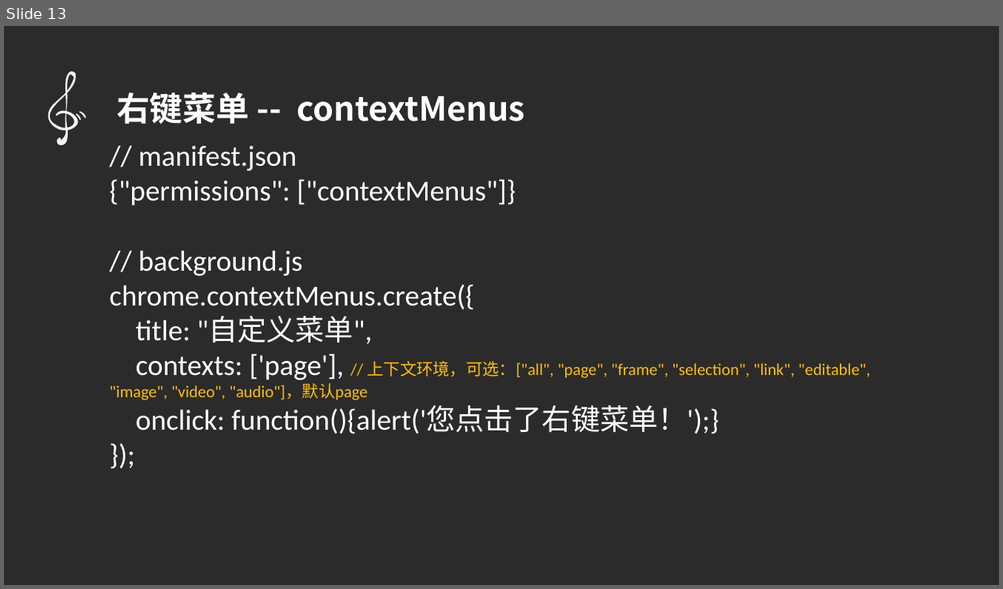
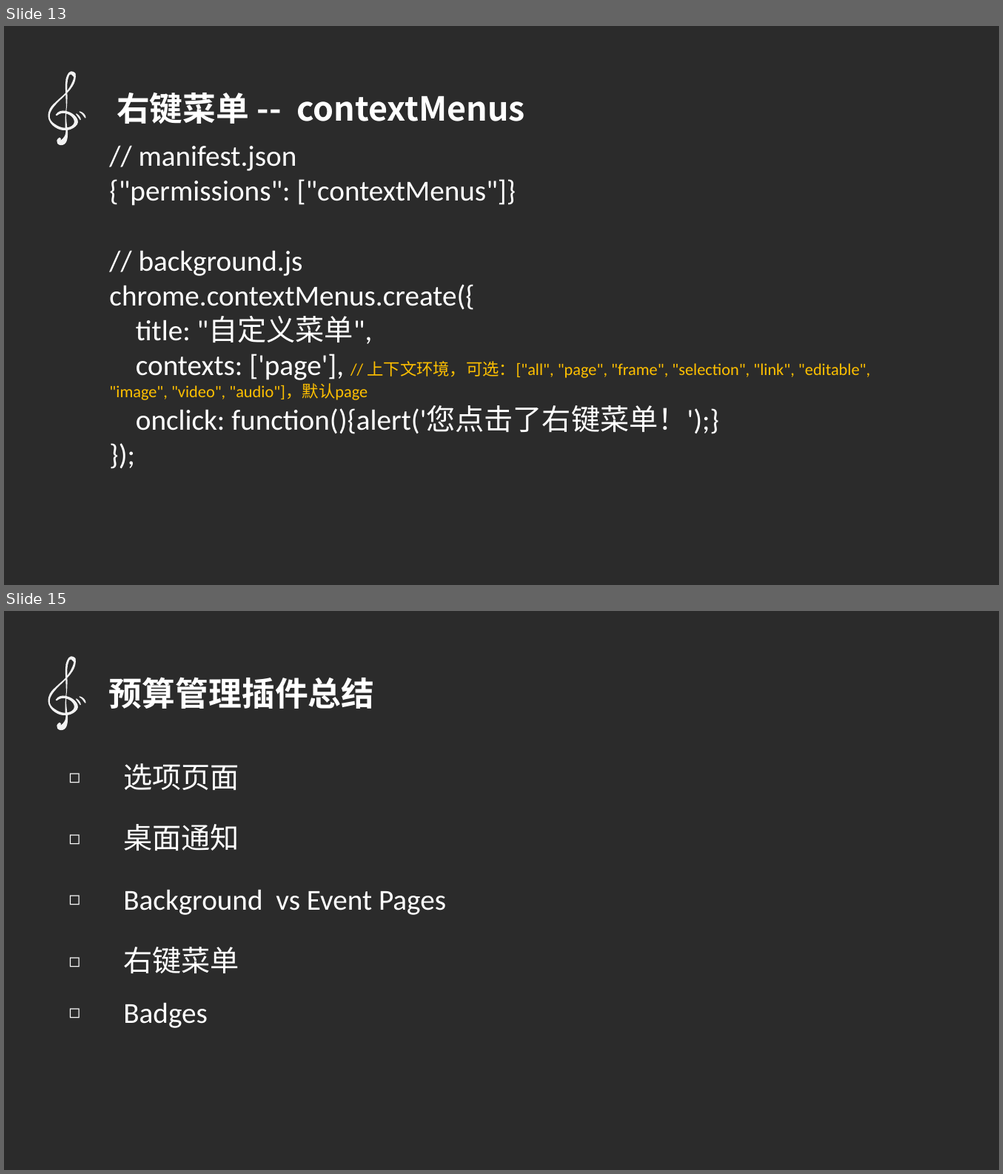
Before and after one commit to qq449245884/chromeTouir, a slide deck: ppt.pptx. Shown one above the other, each under a label of ours: slide 13 before the commit, slides 13 and 15 after it; the slides between them are not shown. The pictures are 1003x589 and 1003x1174 pixels, drawn with LibreOffice and Linux fonts; fonts in the diff are those of the drawing; background and template pictures are left out; a plain dark background stands for a picture behind light text. Boxes give left, top, right and bottom in pixels: in the first picture for what was removed or moved away, otherwise in the second. Text is boxed around its words. In the diff, an @@ line names an element or a change of style, - is before the commit and + after.

```diff
--- a/ppt.pptx
+++ b/ppt.pptx
@@ slide 15 added at box(4, 611, 999, 1170), background picture (left out) @@
@@ freeform shape added at box(37, 652, 94, 735), fill #F2F2F2 @@
@@ text added at box(109, 677, 375, 709), 32 pt, text #FFFFFF, bold @@
+预算管理插件总结
@@ freeform shape added at box(74, 698, 82, 706), fill #F2F2F2 @@
@@ freeform shape added at box(77, 696, 88, 703), fill #F2F2F2 @@
@@ text added at box(62, 762, 93, 792), 18 pt, text #FFFFFF @@
+◻
@@ text added at box(123, 763, 239, 790), 28 pt, text #FFFFFF @@
+选项页面
@@ text added at box(62, 823, 93, 853), 18 pt, text #FFFFFF @@
+◻
@@ text added at box(123, 824, 239, 851), 28 pt, text #FFFFFF @@
+桌面通知
@@ text added at box(62, 884, 93, 914), 18 pt, text #FFFFFF @@
+◻
@@ text added at box(123, 889, 446, 915), 28 pt, text #FFFFFF @@
+Background vs Event Pages
@@ text added at box(62, 945, 93, 975), 18 pt, text #FFFFFF @@
+◻
@@ text added at box(123, 947, 239, 974), 28 pt, text #FFFFFF @@
+右键菜单
@@ text added at box(62, 997, 93, 1028), 18 pt, text #FFFFFF @@
+◻
@@ text added at box(123, 1002, 208, 1028), 28 pt, text #FFFFFF @@
+Badges
```
Also in this commit, not shown: 3 other slides added, 8 other files.
